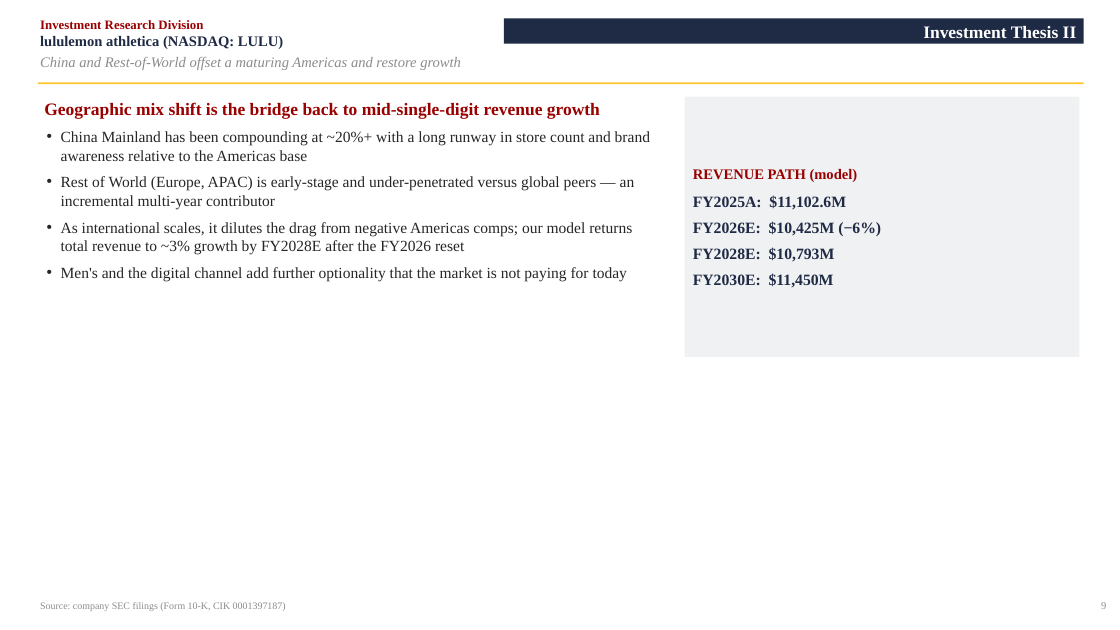
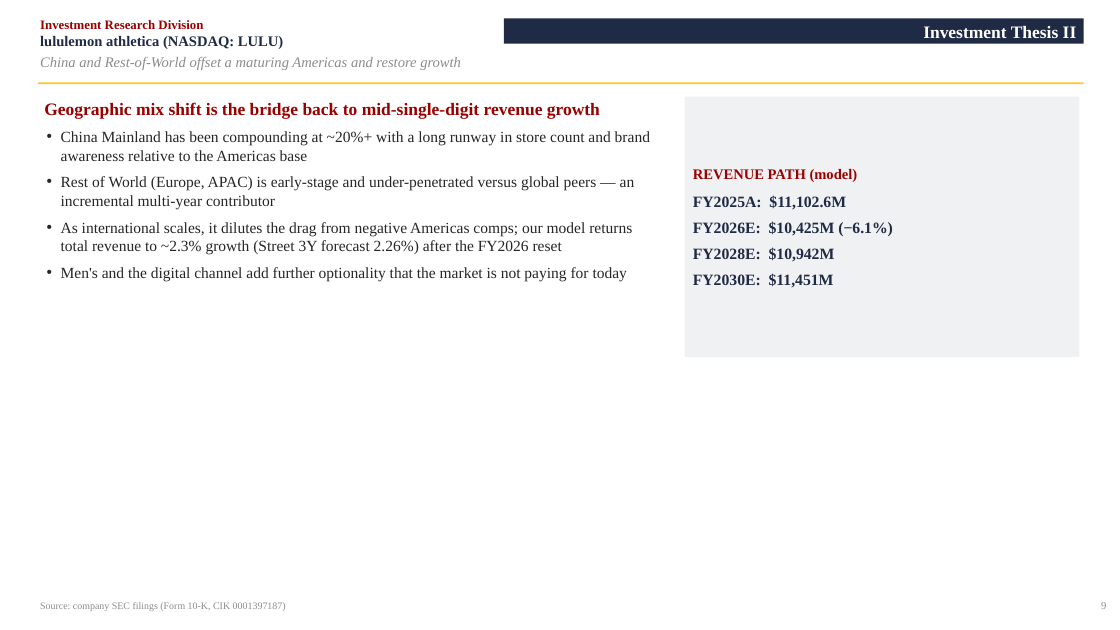
Before and after one commit to vengeanceaiUSC/RM, a slide deck: slide 10 of LULU/LULU_Investment_Pitch_Deck.pptx. Drawn at 1120x630 pixels with LibreOffice and Linux fonts; fonts in the diff are those of the drawing. Boxes give left, top, right and bottom in pixels: in the first picture for what was removed or moved away, otherwise in the second. Text is boxed around its words. In the diff, an @@ line names an element or a change of style, - is before the commit and + after.

```diff
--- a/LULU/LULU_Investment_Pitch_Deck.pptx
+++ b/LULU/LULU_Investment_Pitch_Deck.pptx
@@ text at box(61, 222, 632, 255): text changed @@
-• As international scales, it dilutes the drag from negative Americas comps; our model returns total revenue to ~3% growth by FY2028E after the FY2026 reset
+• As international scales, it dilutes the drag from negative Americas comps; our model returns total revenue to ~2.3% growth (Street 3Y forecast 2.26%) after the FY2026 reset
@@ text in rectangle at box(693, 221, 893, 262): text changed @@
-FY2026E: $10,425M (−6%)
-FY2028E: $10,793M
-FY2030E: $11,450M
+FY2026E: $10,425M (−6.1%)
+FY2028E: $10,942M
+FY2030E: $11,451M
```
Also in this commit, not shown: 8 other slides changed, 5 other files.
